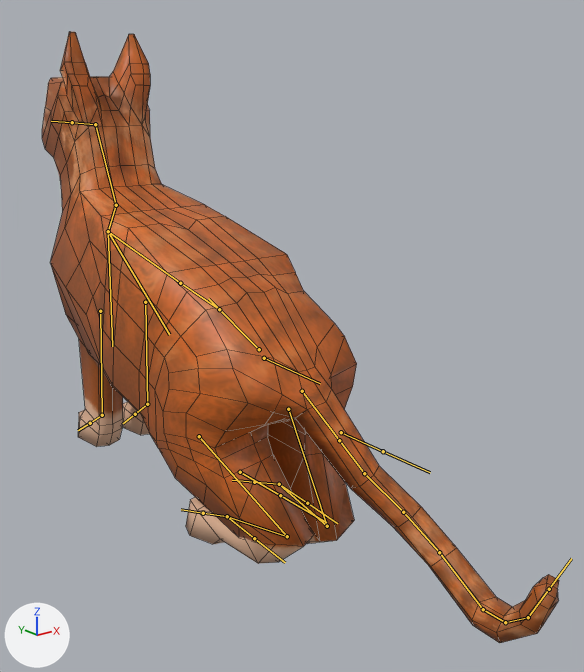
An edit to the FBX model CatOnALedge2/Assets/Art/Cat_Animated.fbx, drawn before and after from the same camera.
One viewpoint serves both versions: a camera (50 mm lens) standing at (-2.96, -5.22, 3.0) and looking at (0.34, -1.1, 1.35). Lighting does not change. The marker at lower left points along +X, +Y and +Z. Both versions are drawn at frame 1 of the action 'Armature|Idle'; the numbers are the values there. The bones that bend it are drawn over the model as lines. Mesh edges are drawn as thin lines.

Objects in the first picture: 'CatMesh'.
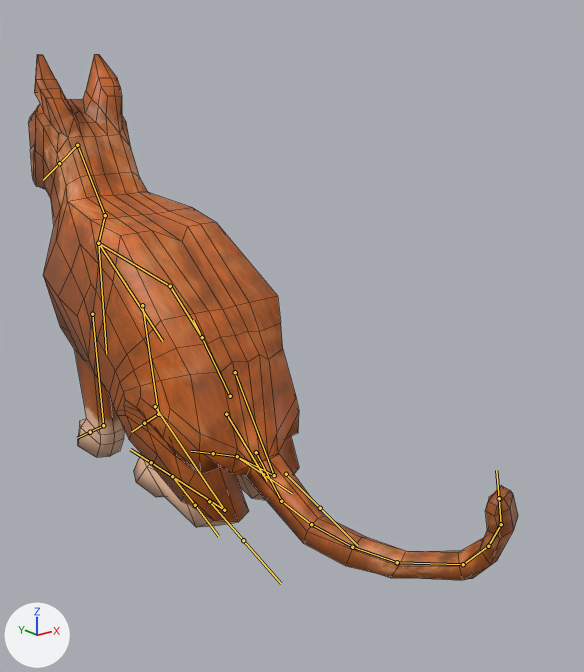
Boxes (x1, y1, x2, y2) around the edits, measured in the pictures (584 x 672 px):
'CatMesh', posed (14% shorter)
    before: (42, 32, 559, 643)
    after: (28, 54, 518, 580)
bone 'Pelvis', root to tip
    before: (259, 349) to (208, 298)
    after: (230, 396) to (193, 320)
bone 'spine1.001', root to tip
    before: (180, 283) to (108, 231)
    after: (170, 286) to (98, 243)
bone 'spine1.003', root to tip
    before: (116, 205) to (95, 124)
    after: (105, 215) to (77, 145)
bone 'spine1.004', root to tip
    before: (95, 124) to (72, 122)
    after: (77, 145) to (59, 163)
bone 'midarm.L', root to tip
    before: (100, 311) to (102, 415)
    after: (92, 314) to (103, 425)
bone 'hand.L', root to tip
    before: (102, 415) to (90, 423)
    after: (103, 425) to (90, 432)
bone 'midarm.R', root to tip
    before: (145, 302) to (147, 404)
    after: (142, 305) to (158, 414)
bone 'hand.R', root to tip
    before: (147, 404) to (135, 414)
    after: (158, 414) to (144, 423)
bone 'Thigh.L', root to tip
    before: (199, 436) to (287, 536)
    after: (155, 406) to (224, 510)
bone 'foot.L.001', root to tip
    before: (227, 516) to (203, 513)
    after: (172, 476) to (151, 462)
bone 'Thigh.R', root to tip
    before: (288, 409) to (327, 526)
    after: (235, 372) to (274, 475)
bone 'ankle.R', root to tip
    before: (327, 526) to (279, 484)
    after: (274, 475) to (237, 456)
bone 'foot.R.001', root to tip
    before: (279, 484) to (254, 482)
    after: (237, 456) to (213, 453)
bone 'Bone', root to tip
    before: (264, 358) to (320, 383)
    after: (226, 414) to (267, 481)
bone 'Tail', root to tip
    before: (302, 391) to (339, 440)
    after: (256, 452) to (281, 501)
bone 'Bone.001', root to tip
    before: (339, 440) to (364, 473)
    after: (281, 501) to (311, 524)
bone 'Bone.002', root to tip
    before: (364, 473) to (403, 512)
    after: (311, 524) to (352, 547)
bone 'Bone.003', root to tip
    before: (403, 512) to (439, 552)
    after: (352, 547) to (397, 562)
bone 'Bone.004', root to tip
    before: (439, 552) to (483, 609)
    after: (397, 562) to (463, 564)
bone 'Bone.005', root to tip
    before: (483, 609) to (505, 622)
    after: (463, 564) to (488, 546)
bone 'Bone.006', root to tip
    before: (505, 622) to (528, 617)
    after: (488, 546) to (501, 524)
bone 'Bone.007', root to tip
    before: (528, 617) to (549, 589)
    after: (501, 524) to (499, 498)

What the commit changed:
Bone 'Pelvis' (bone_pelvis) moves from (0.0, -0.24, -0.81) to (-0.01, 0.08, -1.26).
Bone 'Pelvis' (bone_pelvis) turns from (18, 0, 0) to (43, -1, 0) degrees about its own x, y and z.
Bone 'spine1.001' (bone_spine1_001) turns from (0, 0, 0) to (29, 0, 0) degrees about its own x, y and z.
Bone 'spine1.003' (bone_spine1_003) turns from (0, 0, 0) to (-9, 0, 1) degrees about its own x, y and z.
Bone 'spine1.004' (bone_spine1_004) turns from (0, 0, 0) to (11, 0, 0) degrees about its own x, y and z.
Bone 'midarm.L' (bone_midarm_l) moves from (0.0, -0.31, -0.14) to (0.0, -0.34, -0.18).
Bone 'midarm.L' (bone_midarm_l) turns from (16, 0, 0) to (26, 2, -2) degrees about its own x, y and z.
Bone 'hand.L' (bone_hand_l) turns from (0, 0, 0) to (-17, -1, -1) degrees about its own x, y and z.
Bone 'midarm.R' (bone_midarm_r) moves from (0.0, -0.24, -0.23) to (0.0, -0.34, -0.17).
Bone 'midarm.R' (bone_midarm_r) turns from (19, 0, 0) to (32, 0, -1) degrees about its own x, y and z.
Bone 'hand.R' (bone_hand_r) turns from (0, 0, 0) to (-17, 0, 0) degrees about its own x, y and z.
Bone 'Thigh.L' (bone_thigh_l) moves from (0.0, 0.0, 0.0) to (-0.04, -0.32, -0.1).
Bone 'Thigh.L' (bone_thigh_l) turns from (47, -1, 12) to (58, -5, 12) degrees about its own x, y and z.
Bone 'foot.L.001' (bone_foot_l_001) turns from (65, -5, 2) to (61, -5, 3) degrees about its own x, y and z.
Bone 'Thigh.R' (bone_thigh_r) moves from (0.0, 0.0, 0.0) to (0.05, -0.36, -0.19).
Bone 'Thigh.R' (bone_thigh_r) turns from (37, -3, -12) to (65, 8, -4) degrees about its own x, y and z.
Bone 'ankle.R' (bone_ankle_r) turns from (-98, 13, 11) to (-87, 11, 12) degrees about its own x, y and z.
Bone 'foot.R.001' (bone_foot_r_001) turns from (80, 5, -3) to (61, 12, -4) degrees about its own x, y and z.
Bone 'Bone' (bone_bone) moves from (0.0, -0.09, 0.92) to (0.0, -0.67, 1.31).
Bone 'Bone' (bone_bone) turns from (18, 0, 0) to (58, 3, -3) degrees about its own x, y and z.
Bone 'Tail' (bone_tail) moves from (0.0, -0.18, 0.01) to (0.04, -0.29, -0.01).
Bone 'Tail' (bone_tail) turns from (-2, 8, -21) to (-57, 9, -8) degrees about its own x, y and z.
Bone 'Bone.001' (bone_bone_001) turns from (0, 0, 0) to (-14, -12, -17) degrees about its own x, y and z.
Bone 'Bone.002' (bone_bone_002) turns from (0, 3, -2) to (0, -2, 2) degrees about its own x, y and z.
Bone 'Bone.003' (bone_bone_003) turns from (-2, 14, 7) to (-2, -11, -6) degrees about its own x, y and z.
Bone 'Bone.004' (bone_bone_004) turns from (-1, 2, 9) to (7, 2, -7) degrees about its own x, y and z.
Bone 'Bone.005' (bone_bone_005) turns from (2, 3, -11) to (2, 2, 6) degrees about its own x, y and z.
Bone 'Bone.006' (bone_bone_006) turns from (1, 9, -15) to (1, -7, 12) degrees about its own x, y and z.
Bone 'Bone.007' (bone_bone_007) turns from (5, 11, -18) to (6, -9, 15) degrees about its own x, y and z.
